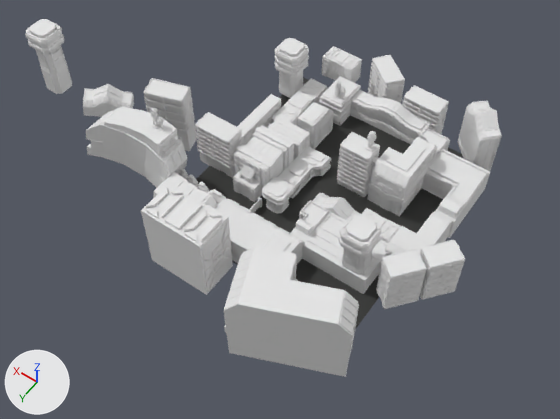
The FBX model ActionGame1/data/model/Stage/Stage.fbx, before and after one commit.
Rendered twice from a camera (50 mm lens) standing at (-163.0, 276.0, 386.0) and looking at (13.0, 29.0, -2.0). The lights are fixed; the arrows at lower left show +X, +Y and +Z. Where no turn or scale is listed for an object, it has been applied to the vertices.

Script lines for the objects in view, before the commit:
```python
ob_cube_020 = bpy.data.objects.new('Cube.020', me_cube_021)
ob_cube_020.location = (33.6, -62.5, 5.4)
ob_cube_020.rotation_euler = (-3.142, 0.0, -1.571)  # degrees (-180, 0, -90)
ob_cube_020.scale = (-6.01, -6.13, -6.13)
ob_cube_021 = bpy.data.objects.new('Cube.021', me_cube_022)
ob_cube_021.location = (-44.8, -56.5, 5.4)
ob_cube_028 = bpy.data.objects.new('Cube.028', me_cube_055)
ob_cube_028.location = (66.5, -59.0, 23.0)
ob_cube_045 = bpy.data.objects.new('Cube.045', me_cube_067)
ob_cube_045.location = (36.9, -86.1, 16.0)
ob_cube_045.rotation_euler = (0.0, 0.0, -3.142)  # degrees (0, 0, -180)
ob_cube_045.scale = (6.13, 6.13, 6.13)
ob_cube_063 = bpy.data.objects.new('Cube.063', me_cube_056)
ob_cube_063.location = (140.5, 32.2, 19.7)
ob_cube_064 = bpy.data.objects.new('Cube.064', me_cube_057)
ob_cube_064.location = (62.9, 53.3, 1.1)
ob_cube_065 = bpy.data.objects.new('Cube.065', me_cube_059)
ob_cube_065.location = (88.3, 52.1, 48.0)
ob_cube_066 = bpy.data.objects.new('Cube.066', me_cube_060)
ob_cube_066.location = (193.5, 39.5, 43.8)
ob_立方体 = bpy.data.objects.new('立方体', me_立方体)
ob_立方体.location = (0.0, 0.0, -0.6)
ob_立方体.scale = (72.5, 78.3, 1.0)
# also in view: 'Cube.036' at (-34.0, 38.0, 8.0); 'Cube.005' at (-40.0, -29.0, 15.0); 'Cube.062' at (107.0, 22.0, 21.0); 'Cube.024' at (37.0, 16.0, 13.0); 'Cube.022' at (30.0, -33.0, 12.0)
```
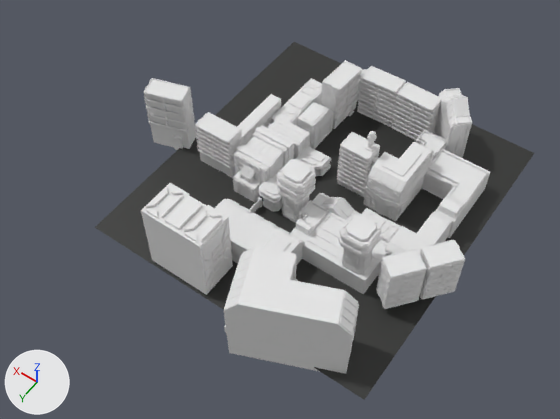
Location of each change, [x1, y1, x2, y2] in pixels of the pictures (560 x 419 px):
'立方体', moved, rescaled
    before: [196, 78, 463, 329]
    after: [95, 42, 534, 400]
'Cube.064', deleted
    before: [86, 107, 226, 209]
'Cube.029', moved
    before: [457, 101, 502, 171]
    after: [434, 88, 472, 158]
'Cube.005', moved
    before: [367, 137, 438, 217]
    after: [364, 142, 434, 222]
'Cube.028', moved
    before: [275, 38, 309, 98]
    after: [277, 159, 316, 223]
'Cube.020', deleted
    before: [319, 76, 431, 145]
'Cube.049', moved, turned
    before: [368, 55, 405, 104]
    after: [357, 66, 406, 127]
'Cube.012', moved
    before: [402, 85, 449, 135]
    after: [391, 82, 441, 140]
'Cube.066', deleted
    before: [25, 19, 72, 94]
'Cube.007', added
    after: [321, 60, 362, 129]
'Cube.063', deleted
    before: [83, 84, 134, 117]
'Cube.045', moved, turned
    before: [322, 46, 362, 83]
    after: [357, 69, 368, 97]
'Cube.002', moved
    before: [262, 177, 293, 214]
    after: [259, 175, 282, 212]
'Cube.021', moved
    before: [419, 128, 450, 156]
    after: [416, 130, 446, 161]
'Cube.065', deleted
    before: [150, 108, 165, 131]

Edits to the bpy script that builds the scene:
```text
Add mat_lights_001:
    mat_lights_001 = principled_material('lights.001')
    mat_lights_001.base_color = (0.8, 0.8, 0.8)  # white #e7e7e7
Add mat_metalic_light_gray_001:
    mat_metalic_light_gray_001 = principled_material('metalic light gray.001')
    mat_metalic_light_gray_001.base_color = (0.8, 0.8, 0.8)  # white #e7e7e7
Add me_cube_004:
    me_cube_004.from_pydata(...)  # 2344 vertices, 2150 faces; spans x -8.6..6.5, y -19.3..8.7, z -15.0..33.1
    # faces by material slot: [2113, 37]
    me_cube_004.materials.append(mat_metalic_light_gray_001)  # white #e7e7e7
    me_cube_004.materials.append(mat_lights_001)  # white #e7e7e7
Remove ob_cube_066:
    ob_cube_066 = bpy.data.objects.new('Cube.066', me_cube_060)
    ob_cube_066.location = (193.5, 39.5, 43.8)
Remove ob_cube_065:
    ob_cube_065 = bpy.data.objects.new('Cube.065', me_cube_059)
    ob_cube_065.location = (88.3, 52.1, 48.0)
Change ob_cube_005:
    ob_cube_005.location: (-34.7, -15.0, 5.4) -> (-34.7, -10.3, 5.4)
Remove ob_cube_064:
    ob_cube_064 = bpy.data.objects.new('Cube.064', me_cube_057)
    ob_cube_064.location = (62.9, 53.3, 1.1)
Remove ob_cube_063:
    ob_cube_063 = bpy.data.objects.new('Cube.063', me_cube_056)
    ob_cube_063.location = (140.5, 32.2, 19.7)
Change ob_cube_021:
    ob_cube_021.location: (-44.8, -56.5, 5.4) -> (-44.8, -54.2, 5.4)
Change ob_cube_012:
    ob_cube_012.location: (-18.9, -85.8, -5.0) -> (-16.4, -80.1, 1.0)
Change ob_cube_002:
    ob_cube_002.location: (16.1, 27.8, 5.4) -> (18.8, 27.8, 5.4)
Change ob_cube_029:
    ob_cube_029.location: (-72.6, -73.4, 5.4) -> (-52.4, -73.4, 5.4)
Change ob_立方体:
    ob_立方体.location: (0.0, 0.0, -0.6) -> (0.0, 0.0, -0.8)
    ob_立方体.scale: (72.5, 78.3, 1.0) -> (99.2, 107.0, 1.37)
Change ob_cube_028:
    ob_cube_028.location: (66.5, -59.0, 23.0) -> (3.4, 26.1, 18.5)
Change ob_cube_049:
    ob_cube_049.location: (15.1, -99.7, -5.0) -> (11.5, -80.2, 0.8)
    ob_cube_049.rotation_euler: (0.0, 0.0, -0.653) -> (0.0, 0.0, 0.0336)  # degrees (0, 0, -37) -> degrees (0, 0, 1.9)
Change ob_cube_045:
    ob_cube_045.location: (36.9, -86.1, 16.0) -> (25.0, -91.0, 5.0)
    ob_cube_045.rotation_euler: (0.0, 0.0, -3.142) -> (0.0, 0.0, -2.431)  # degrees (0, 0, -180) -> degrees (0, 0, -139)
Remove ob_cube_020:
    ob_cube_020 = bpy.data.objects.new('Cube.020', me_cube_021)
    ob_cube_020.location = (33.6, -62.5, 5.4)
    ob_cube_020.rotation_euler = (-3.142, 0.0, -1.571)  # degrees (-180, 0, -90)
    ob_cube_020.scale = (-6.01, -6.13, -6.13)
Add ob_cube_007:
    ob_cube_007 = bpy.data.objects.new('Cube.007', me_cube_004)
    ob_cube_007.location = (28.9, -57.2, 3.4)
```
